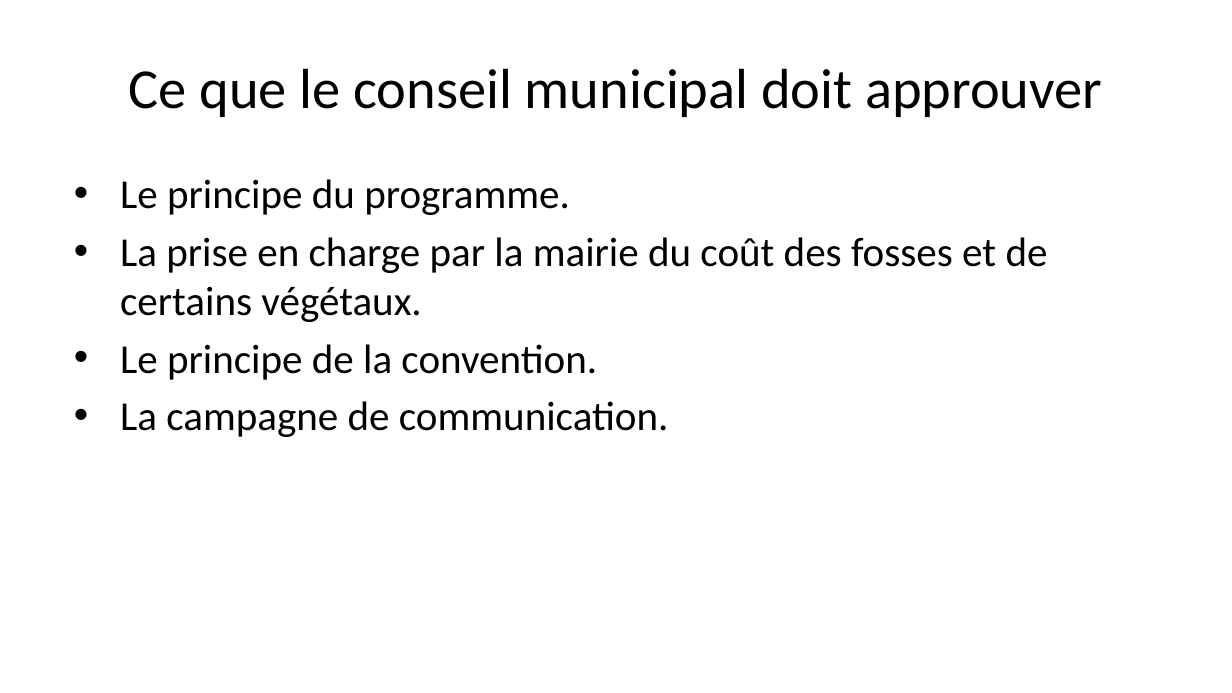
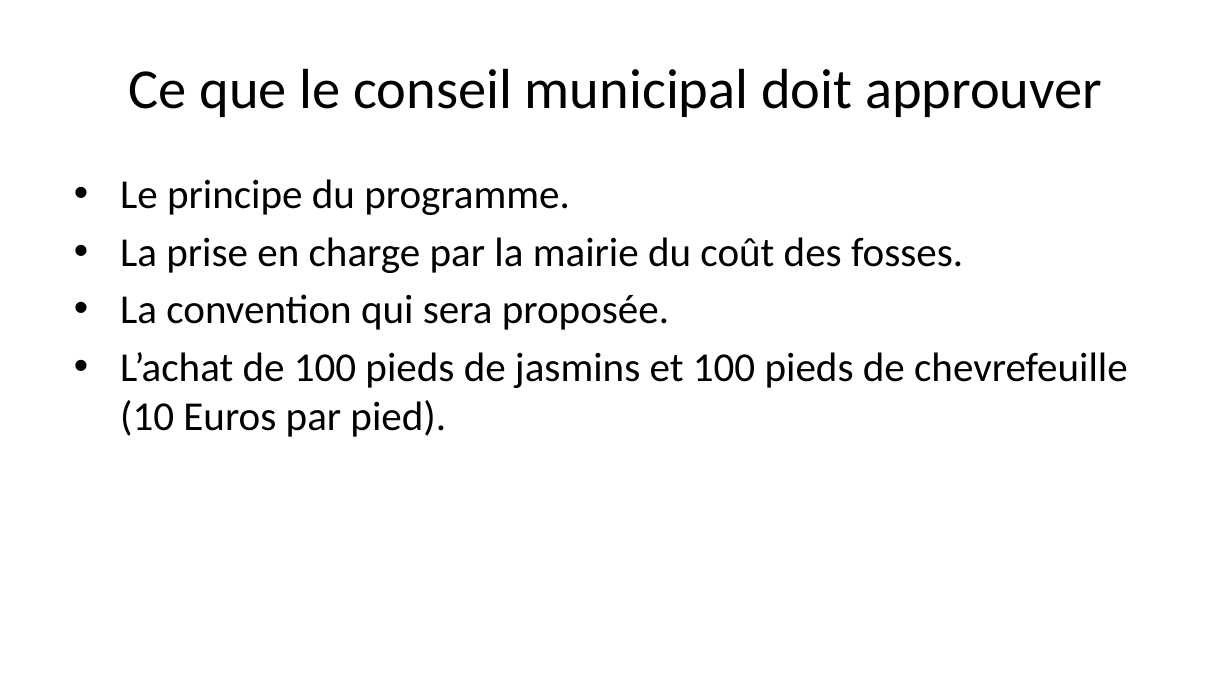
Before and after one commit to Bertrand82/vegetalisation_m2q, a slide deck: slide 16 of presentation.pptx. Drawn at 1232x693 pixels with LibreOffice and Linux fonts; fonts in the diff are those of the drawing. Boxes give left, top, right and bottom in pixels: in the first picture for what was removed or moved away, otherwise in the second. Text is boxed around its words. In the diff, an @@ line names an element or a change of style, - is before the commit and + after.

```diff
--- a/presentation.pptx
+++ b/presentation.pptx
@@ text at [120,237,1128,437]: text changed @@
-• La prise en charge par la mairie du coût des fosses et de certains végétaux.
-• Le principe de la convention.
-• La campagne de communication.
+• La prise en charge par la mairie du coût des fosses.
+• La convention qui sera proposée.
+• L’achat de 100 pieds de jasmins et 100 pieds de chevrefeuille (10 Euros par pied).
```
Also in this commit, not shown: 1 other slide changed, 6 other files.
